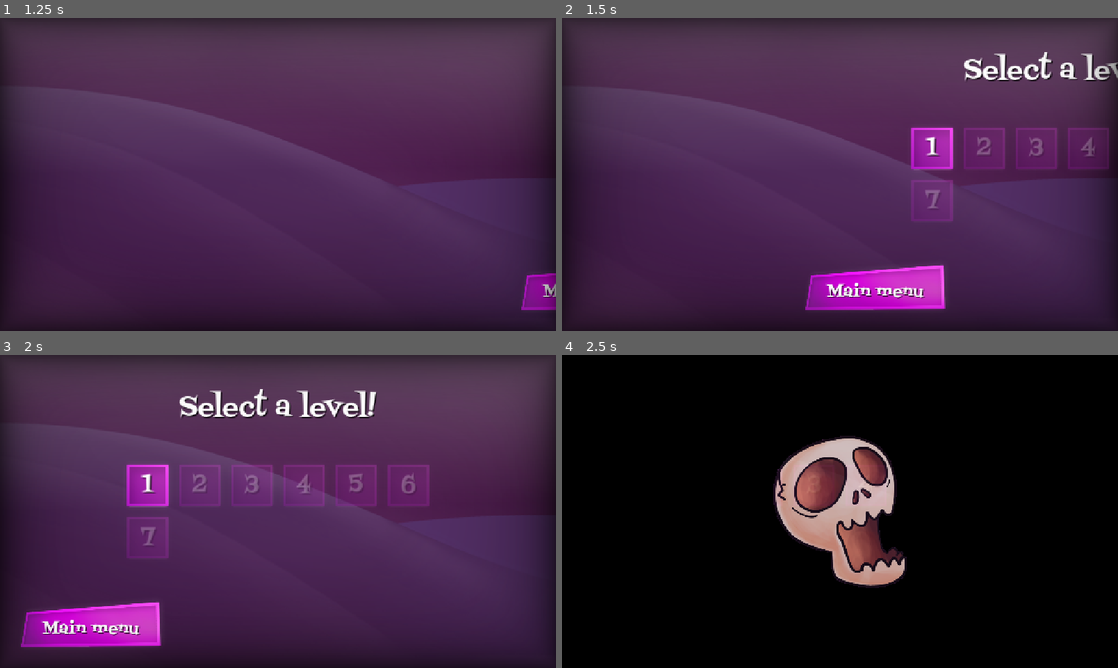
Above: before the commit, frames 1-4 (two rows, left to right).
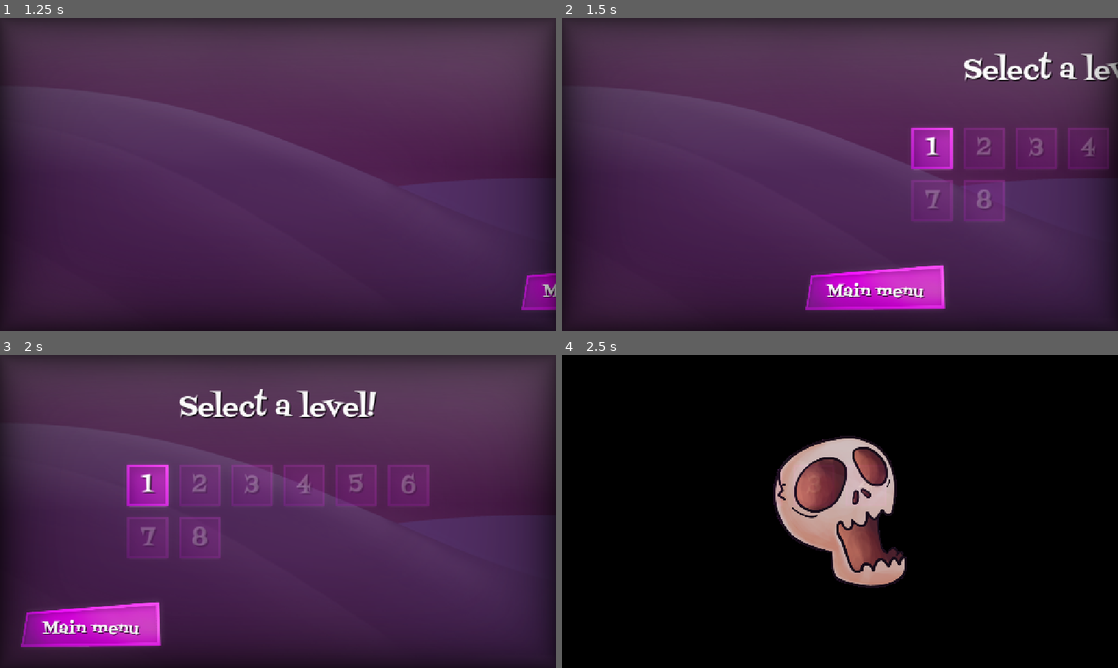
Above: after the commit, the same moments.

Repository: KettLovahr/ludum-dare-58
Game: Godot game, scene res://Scenes/Interface/main_menu.tscn
The game is run twice, just before and just after one commit, with the same random seed, the same clock (stepped at 60 frames per second) and the same inputs. The engine's default icon, where the game draws it, is replaced by a stand-in: a white triangle on a blue panel in a dark square.
Inputs (mouse positions are in pixels of both pictures, inside the frame that each line leads up to):
- Up to frame 1 (1.25 s): click "Start!" at 0.5 s
- Up to frame 2 (1.5 s): move the mouse to (962, 158) at 1.27 s; hold Right (move_right) from 1.28 s (still down); tap Space (move_action) at 1.35 s; click (962, 158) at 1.42 s
- Up to frame 3 (2 s): keep holding Right (move_right); tap Up (move_up) at 1.52 s
- Up to frame 4 (2.5 s): release Right (move_right) at 2 s; click "1" at 2 s

Frame 1 is identical in both runs. In frame 2, 0.3% of the frame differs, in the area x 72-80%, y 51-65%; in frame 3, 0.3%, in the area x 32-40%, y 51-65%; in frame 4, less than 0.1%.

Commit message:
add no gamestate

Diff:
--- a/Scenes/Autoloads/game_state.tscn
+++ b/Scenes/Autoloads/game_state.tscn
@@ -4,4 +4,4 @@
 
 [node name="GameState" type="Node"]
 script = ExtResource("1_y8yhq")
-level_scene_paths = Array[String](["res://Scenes/Levels/Dead …(210 unchanged characters)… scn", "res://Scenes/Levels/TwoFeet.tscn"])
+level_scene_paths = Array[String](["res://Scenes/Levels/Dead …(210 unchanged characters)… scn", "res://Scenes/Levels/TwoFeet.tscn", "res://Scenes/Levels/NinthCircle.tscn"])
